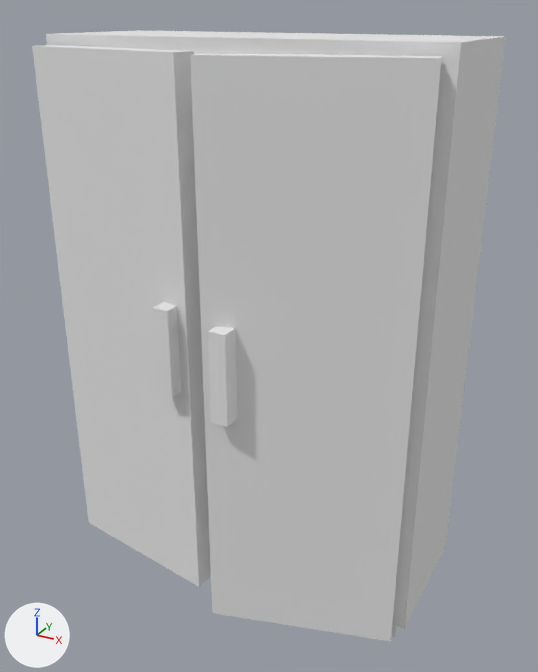
What one commit did to the FBX model Assets/Izzy/IzzyAssets/fbx models/wardrobe.fbx.
Both versions are drawn from a camera (50 mm lens) standing at (0.3, -2.33, 2.19) and looking at (-0.92, -0.11, 1.07). Lighting does not change. The marker at lower left points along +X, +Y and +Z. Where no turn or scale is listed for an object, it has been applied to the vertices.

The older version as bpy lines, for what is in view:
```python
mat_lambert2sg_002 = principled_material('lambert2SG.002')
mat_lambert2sg_002.base_color = (0.8, 0.8, 0.8)  # white #e7e7e7
mat_lambert2sg_002.roughness = 1.0
me_wardrobe_lamps = bpy.data.meshes.new('wardrobe_lamps')
me_wardrobe_lamps.from_pydata(...)  # 80 vertices, 62 faces; spans x -0.72..0.73, y -0.58..0.25, z 0.0..2.1
me_wardrobe_lamps.materials.append(mat_lambert2sg_002)  # white #e7e7e7
ob_wardrobe = bpy.data.objects.new('wardrobe', me_wardrobe_lamps)
ob_wardrobe.location = (-1.0, 0.0, 0.0)
```
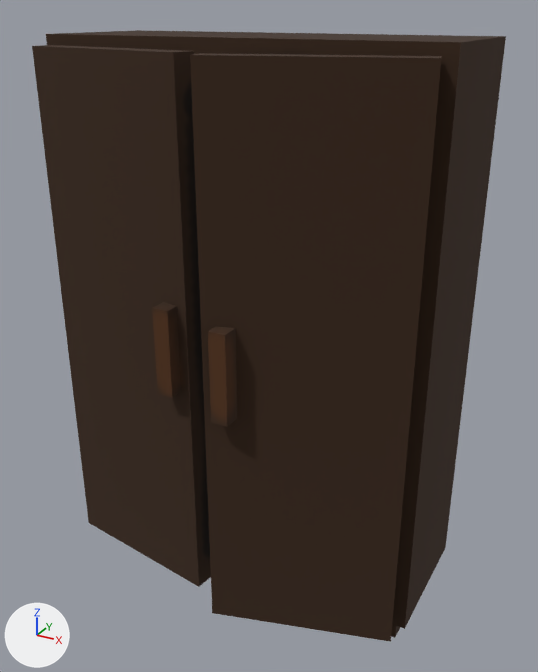
The newer file is also turned or shifted as a whole; pictures and numbers use the older file's frame.

Pixel boxes [x1, y1, x2, y2] of what changed, in the pictures (538 x 672 px):
'wardrobe', surface changed (grey to brown): [32, 30, 506, 642] in both

The change in detail:
Picture 'wardrobe_lamps_lambert2SG_BaseColor.png' (img_wardrobe_lamps_lambert2sg_basecolor_png) is new.
In material 'lambert2SG.002' (mat_lambert2sg_002), base_color is no longer (0.8, 0.8, 0.8), white #e7e7e7.
In material 'lambert2SG.002' (mat_lambert2sg_002), texture is now set to img_wardrobe_lamps_lambert2sg_basecolor_png.
